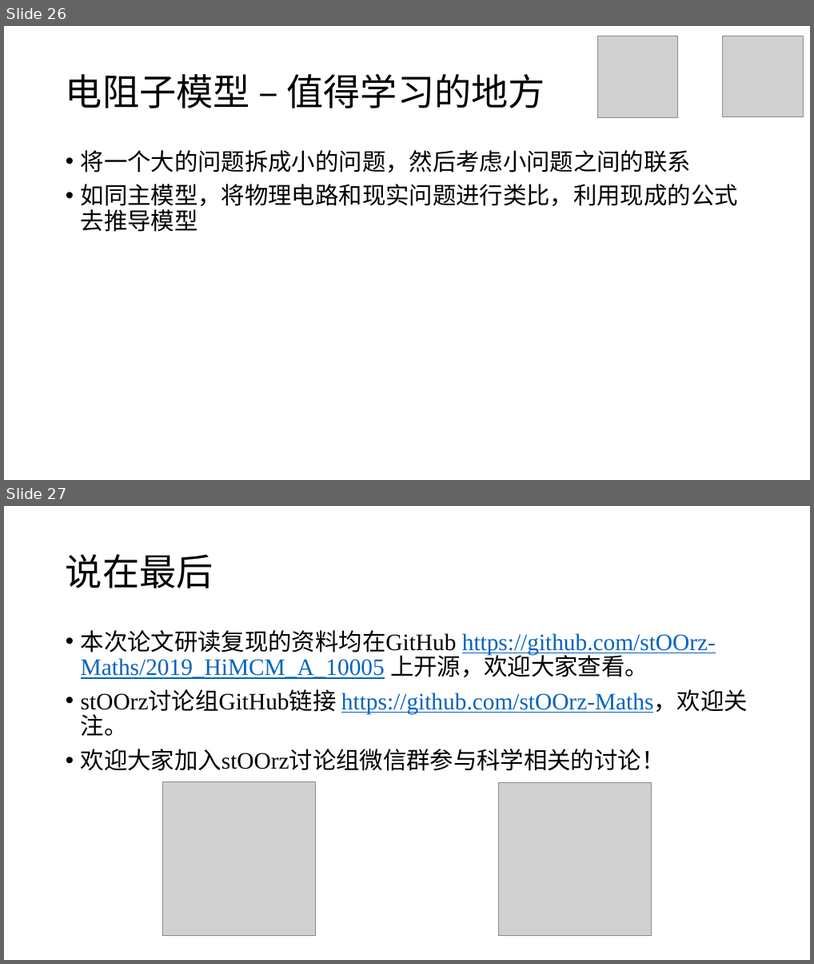
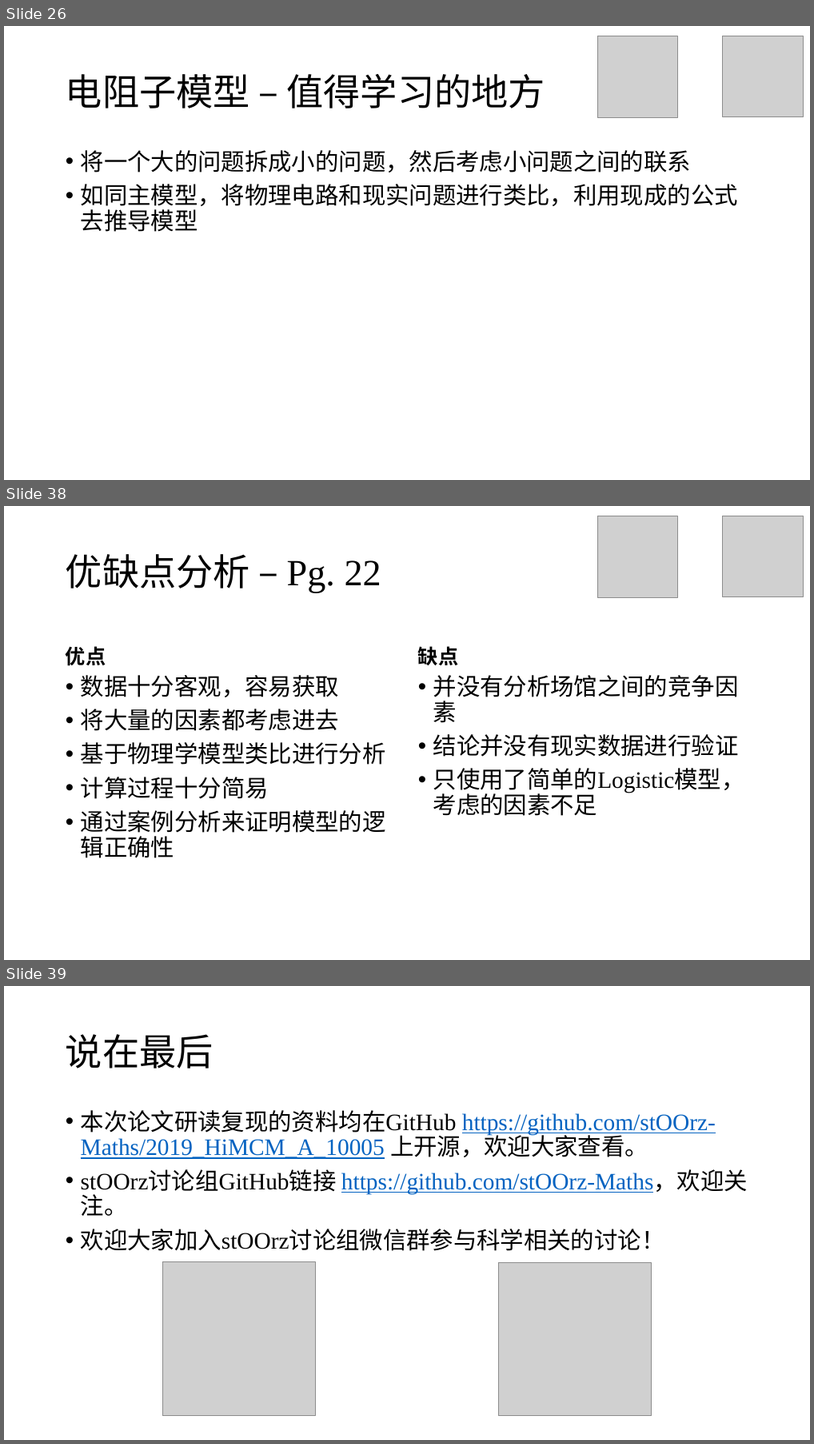
Before and after one commit to stOOrz-Science-Mind/2019_HiMCM_A_10006, a slide deck: 10005.pptx. Shown one above the other, each under a label of ours: slides 26 and 27 before the commit, slides 26, 38 and 39 after it; the slides between them are not shown. The pictures are 814x964 and 814x1444 pixels, drawn with LibreOffice and Linux fonts; fonts in the diff are those of the drawing; grey boxes stand for pictures. Boxes give left, top, right and bottom in pixels: in the first picture for what was removed or moved away, otherwise in the second. Text is boxed around its words. In the diff, an @@ line names an element or a change of style, - is before the commit and + after.

```diff
--- a/10005.pptx
+++ b/10005.pptx
@@ slide 38 added at [4,506,810,960], background #FFFFFF @@
@@ picture added at [598,516,678,597] @@
@@ picture added at [723,516,804,596] @@
@@ title added at [66,554,382,593], 44 pt, text #000000 @@
+优缺点分析 – Pg. 22
@@ text added at [66,646,106,666], 24 pt, text #000000, bold @@
+优点
@@ text added at [418,646,458,665], 24 pt, text #000000, bold @@
+缺点
@@ text added at [81,675,386,858], 28 pt, text #000000 @@
+• 数据十分客观，容易获取
+• 将大量的因素都考虑进去
+• 基于物理学模型类比进行分析
+• 计算过程十分简易
+• 通过案例分析来证明模型的逻辑正确性
@@ text added at [434,675,746,816], 28 pt, text #000000 @@
+• 并没有分析场馆之间的竞争因素
+• 结论并没有现实数据进行验证
+• 只使用了简单的Logistic模型，考虑的因素不足
@@ what was slide 27 is now slide 39 @@
```
Also in this commit, not shown: 3 slides changed, 11 other slides added, 2 other files.
